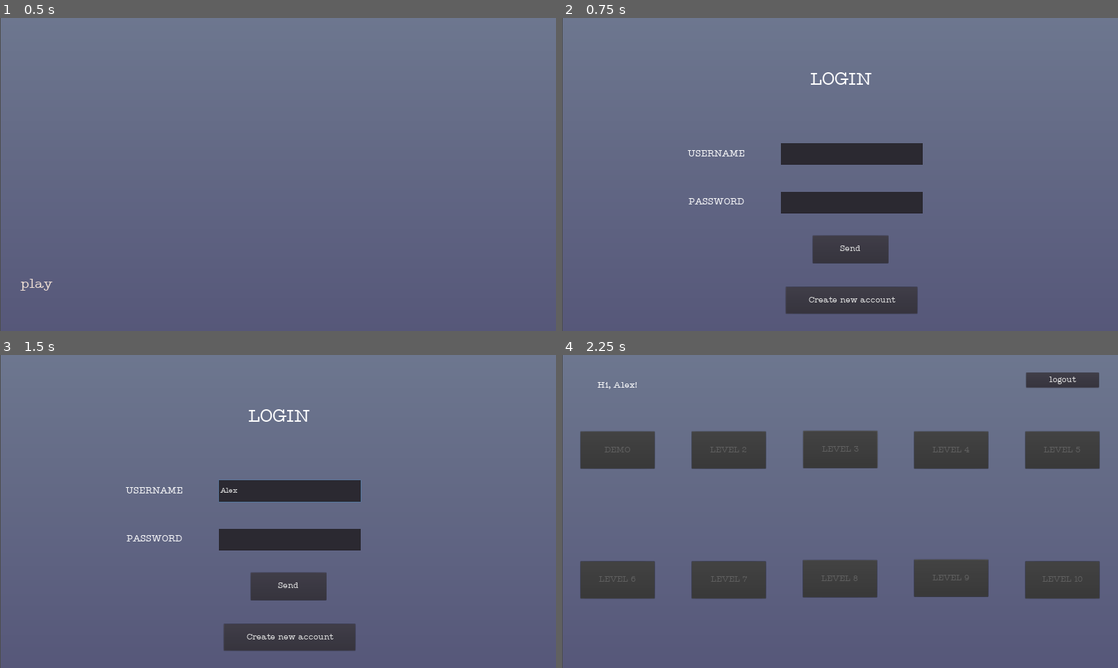
Above: before the commit, frames 1-4 (two rows, left to right).
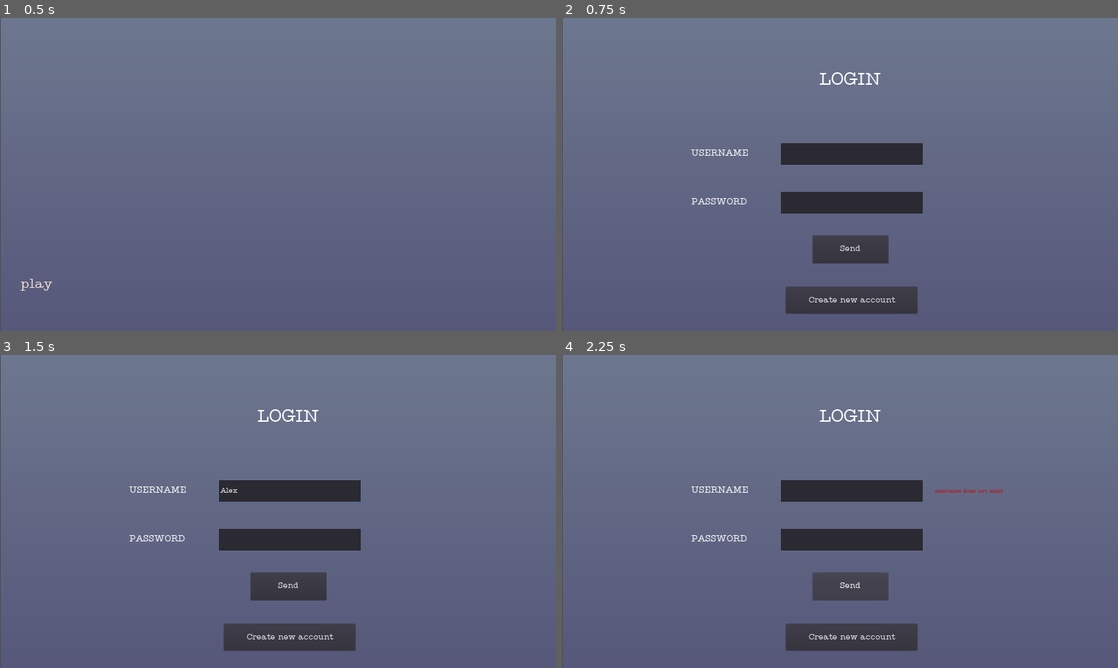
Above: after the commit, the same moments.

Repository: se-rai-na/HPCN-Game
Game: Godot game, scene res://scenes/Main.tscn
Two runs of this game, one before a commit and one after it. Both use one fixed random seed, a clock stepped at 60 frames per second and the inputs below.
Inputs (mouse positions are in pixels of both pictures, inside the frame that each line leads up to):
- Up to frame 1 (0.5 s): no input
- Up to frame 2 (0.75 s): click "play" at 0.5 s
- Up to frame 3 (1.5 s): click (289, 489) at 1.27 s; type "Alex" at 1.35 s
- Up to frame 4 (2.25 s): click (851, 539) at 1.5 s; type "12" at 1.58 s; click "Send" at 2 s

Frame 1 is identical in both runs. In frame 2, 0.5% of the frame differs, in the area x 22-58%, y 17-60%; in frame 3, 0.5%; in frame 4, 22%, in the area x 3-97%, y 5-95%.
Error before the commit: Invalid get index '1' (on base: 'Nil'). (res://scenes/LevelManager.gd:116)

Commit message:
Fixed bug in login screen

Diff:
--- a/Network/scenes/LevelManager.gd
+++ b/Network/scenes/LevelManager.gd
@@ -111,10 +111,7 @@
 	#used to get the current level the player is on
 	var newest_level = false
 	for i in range(0, max_level-1 + 1):
-		print("level" + str(i+1))
-
 		if level_data[str(i+1)]["time"] != 0:
-			print(str(level_data[str(i+1)]["time"]))
 			#appends bool for level completion to flags array
 			flags.append(true)
 		else:
@@ -137,11 +134,9 @@
 	var json_string = file.get_as_text()
 	file.close()
 	level_data = JSON.parse(json_string).result
-	print(level_data) # Print the contents of level_data
 
 #adds level data of newly played levels to the level_data array -> connects from HUD via SignalBus
 func _on_player_value_added(score, timer, _level):
-	print("CALLED FOR LEVEL" + str(_level))
 	level_data[str(_level)]["time"] = timer
 	level_data[str(_level)]["score"] = score
 	check_highscore(score, timer, _level)
@@ -159,7 +154,6 @@
 
 
 func display():
-	print("Display in LevelSelection")
 	show_buttons()
 	set_crown()
 	set_username()
@@ -170,7 +164,6 @@
 	#checks for each levels
 	for i in range (0, flags.size()):
 		if flags[i]:
-			print("flag", i+1, "is true")
 			#checkMark_nodes[i].show()
 			star1_nodes[i].show()
 			level_nodes[i].disabled = false
@@ -196,7 +189,6 @@
 	var json_string = file.get_as_text()
 	file.close()
 	highscore_data = JSON.parse(json_string).result
-	print(highscore_data)
 #checks if recent score is new highscore and adds it to the highscore
 #if that is the case
 func check_highscore(score, timer, _level):
--- a/Network/scenes/Login.gd
+++ b/Network/scenes/Login.gd
@@ -13,7 +13,6 @@
 
 func _ready():
 	SignalBus.connect("log_in", self, "_on_button_pressed")
-	print("READY FUNCTION")
 
 func check_login():
 	print("check_login called")
@@ -29,17 +28,32 @@
 	var credentials = JSON.parse(contents).result
 	var _input
 
+	var correct_login
 	# Check if the current input matches any valid username/password pairs
 	if credentials.has(usernameInput) and credentials[usernameInput] == passwordInput:
-		print("TRUE")
+		print("good password/ username")
 		#Delete data from the input field
 		$passwordInput.clear()
 		$usernameInput.clear()
-		return
-	# If we get here, no matching username/password pair was found
-	else:
+		correct_login = true
+		return(correct_login)
+	#no matching password/username pai was found
+	#1 username exists but password is incorrect
+	elif credentials.has(usernameInput) and credentials[usernameInput] != passwordInput:
+		print("Wrong password")
+		$passwordInput/password_unsuccessful.show()
+		$passwordInput.clear()
+		correct_login = false
+		return(correct_login)
+	#2 username also does not exist
+	elif !credentials.has(usernameInput):
+		print("wrong username/ password")
+		$usernameInput/username_unsuccessful.show()
 		$passwordInput.clear()
 		$usernameInput.clear()
+		correct_login = false
+		return(correct_login)
+
 
 func _on_send_pressed():
 	# Find the usernameInput and passwordInput nodes by name
@@ -50,12 +64,13 @@
 	# Connect the line edit nodes to our function that will check their input
 	#usernameInput.connect("text_entered", self, "check_login")
 	#passwordInput.connect("text_entered", self, "check_login")
-	check_login()
+	var correct_login = check_login()
 	#if log in is correct
 	#hide login nodes
-	hide()
-	#signal logged in and send the username
-	emit_signal("logged_in", usernameInput)
+	if correct_login:
+		hide()
+		#signal logged in and send the username
+		emit_signal("logged_in", usernameInput)
 
 
 #emits signal to register script when user creates new account
@@ -69,9 +84,9 @@
 	print("Login screen")
 	$login.show()
 	$newAccount.show()
-	$userName.show()
+	$usernameInput/userName.show()
 	$usernameInput.show()
-	$password.show()
+	$passwordInput/password.show()
 	$passwordInput.show()
 	$loginSuccess.show()
 	$send.show()
@@ -79,9 +94,8 @@
 func hide():
 	$login.hide()
 	$newAccount.hide()
-	$userName.hide()
-	$usernameInput.hide()
-	$password.hide()
+	$usernameInput/userName.hide()
+	$passwordInput/password.hide()
 	$passwordInput.hide()
 	$loginSuccess.hide()
 	$send.hide()
--- a/Network/scenes/Login.tscn
+++ b/Network/scenes/Login.tscn
@@ -11,12 +11,16 @@
 size = 64
 font_data = ExtResource( 1 )
 
+[sub_resource type="DynamicFont" id=4]
+size = 25
+font_data = ExtResource( 1 )
+
+[sub_resource type="DynamicFont" id=8]
+size = 20
+font_data = ExtResource( 1 )
+
 [sub_resource type="DynamicFont" id=2]
 size = 32
-font_data = ExtResource( 1 )
-
-[sub_resource type="DynamicFont" id=4]
-size = 25
 font_data = ExtResource( 1 )
 
 [sub_resource type="DynamicFont" id=3]
@@ -49,27 +53,12 @@
 visible = false
 anchor_right = 1.0
 anchor_bottom = 1.0
-margin_left = 3.0
-margin_top = 72.0
-margin_right = 3.0
-margin_bottom = -720.0
+margin_left = 34.0
+margin_top = 70.0
+margin_right = 34.0
+margin_bottom = -722.0
 custom_fonts/font = SubResource( 1 )
 text = "login"
-align = 1
-valign = 1
-autowrap = true
-uppercase = true
-
-[node name="userName" type="Label" parent="."]
-visible = false
-anchor_right = 1.0
-anchor_bottom = 1.0
-margin_left = 375.0
-margin_top = 431.0
-margin_right = -1228.0
-margin_bottom = -571.0
-custom_fonts/font = SubResource( 2 )
-text = "username"
 align = 1
 valign = 1
 autowrap = true
@@ -87,16 +76,30 @@
 caret_blink = true
 caret_blink_speed = 0.5
 
-[node name="password" type="Label" parent="."]
+[node name="username_unsuccessful" type="Label" parent="usernameInput"]
 visible = false
 anchor_right = 1.0
 anchor_bottom = 1.0
-margin_left = 375.0
-margin_top = 599.0
-margin_right = -1228.0
-margin_bottom = -406.0
-custom_fonts/font = SubResource( 3 )
-text = "password"
+margin_left = 528.0
+margin_top = 23.0
+margin_right = 280.0
+margin_bottom = -23.0
+custom_colors/font_color = Color( 0.780392, 0.0156863, 0.0156863, 1 )
+custom_fonts/font = SubResource( 8 )
+text = "username does not exist"
+align = 1
+valign = 1
+
+[node name="userName" type="Label" parent="usernameInput"]
+visible = false
+anchor_right = 1.0
+anchor_bottom = 1.0
+margin_left = -368.0
+margin_top = -10.0
+margin_right = -542.0
+margin_bottom = 8.0
+custom_fonts/font = SubResource( 2 )
+text = "username"
 align = 1
 valign = 1
 autowrap = true
@@ -113,6 +116,35 @@
 secret = true
 caret_blink = true
 caret_blink_speed = 0.5
+
+[node name="password_unsuccessful" type="Label" parent="passwordInput"]
+visible = false
+anchor_right = 1.0
+anchor_bottom = 1.0
+margin_left = 527.0
+margin_top = 24.0
+margin_right = 279.0
+margin_bottom = -21.0
+custom_colors/font_color = Color( 0.780392, 0.0156863, 0.0156863, 1 )
+custom_fonts/font = SubResource( 8 )
+text = "password is not correct"
+align = 1
+valign = 1
+
+[node name="password" type="Label" parent="passwordInput"]
+visible = false
+anchor_right = 1.0
+anchor_bottom = 1.0
+margin_left = -402.0
+margin_top = 12.0
+margin_right = -515.0
+margin_bottom = -15.0
+custom_fonts/font = SubResource( 3 )
+text = "password"
+align = 1
+valign = 1
+autowrap = true
+uppercase = true
 
 [node name="loginSuccess" type="Label" parent="."]
 visible = false
Not shown: 1 places in Network/scenes/Login.tscn that only renumber resources
